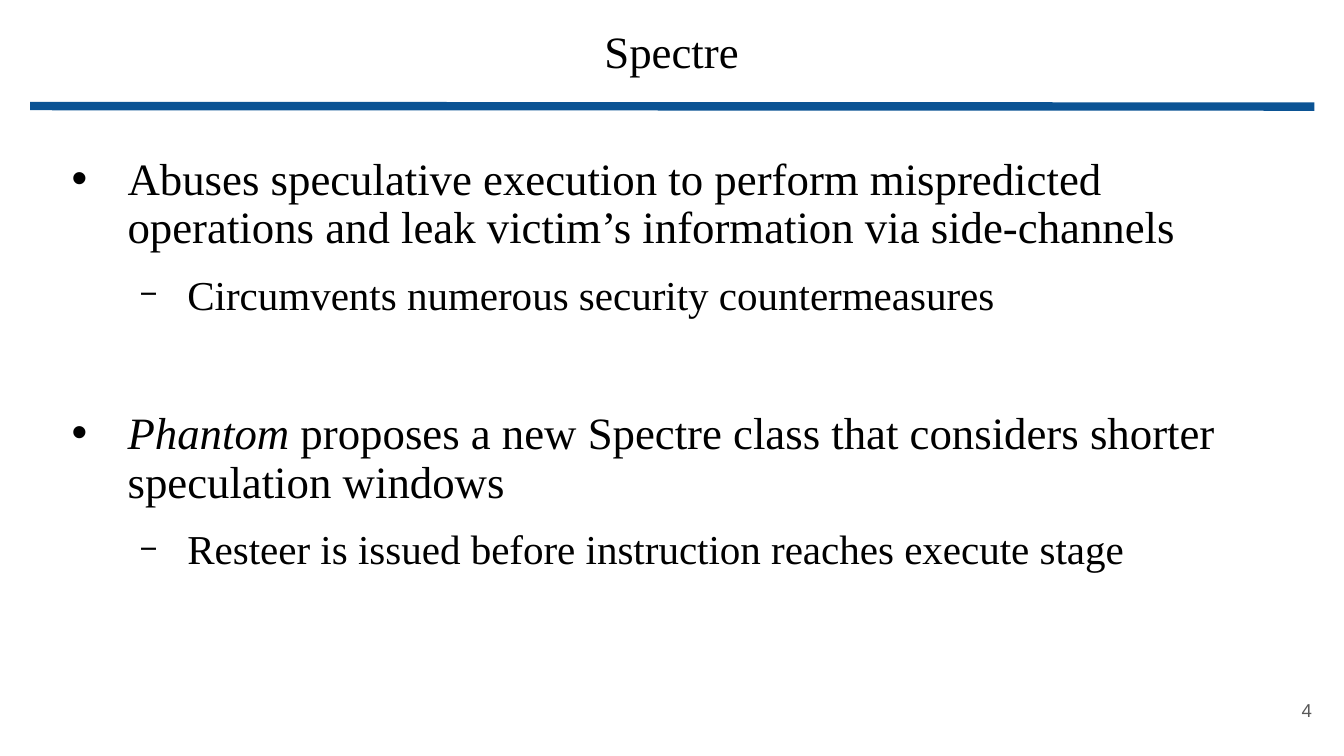
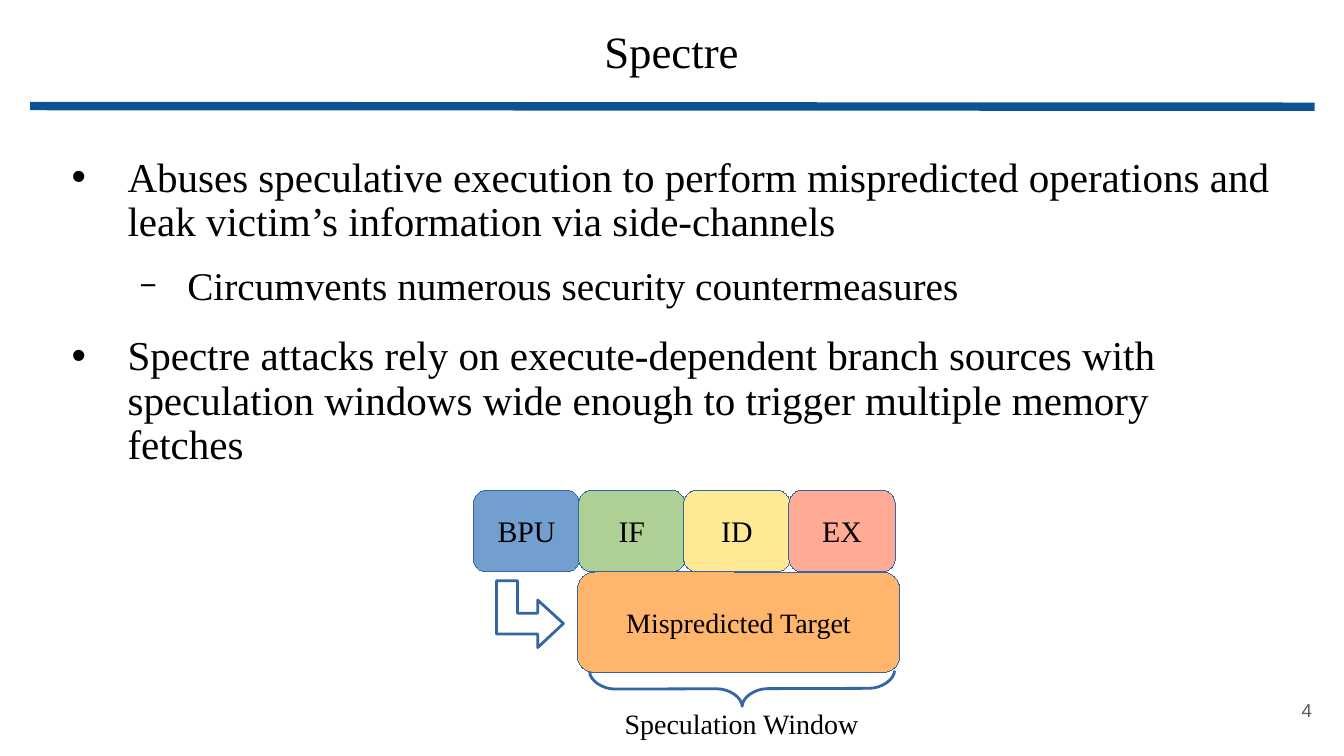
Before and after one commit to wbuz24/grad-research, a slide deck: slide 4 of presentations/Phantom.pptx. Drawn at 1344x756 pixels with LibreOffice and Linux fonts; fonts in the diff are those of the drawing. Boxes give left, top, right and bottom in pixels: in the first picture for what was removed or moved away, otherwise in the second. Text is boxed around its words. In the diff, an @@ line names an element or a change of style, - is before the commit and + after.

Commit message:
Phantom save

```diff
--- a/presentations/Phantom.pptx
+++ b/presentations/Phantom.pptx
@@ text at <box>128,163,1269,308</box>: size 24 to 22 pt in "Abuses speculative execution to perform mispredicted operati ..."; size 22 to 21 pt in "Circumvents numerous security countermeasures" @@
@@ text at <box>128,341,1155,460</box>: text changed; size 24 to 22 pt @@
-• Phantom proposes a new Spectre class that considers shorter speculation windows
-  − Resteer is issued before instruction reaches execute stage
+• Spectre attacks rely on execute-dependent branch sources with speculation windows wide enough to trigger multiple memory fetches
@@ rounded rectangle added at <box>473,491,579,573</box>, fill #729FCF, outline #3465A4 0 pt, 16 pt, text #000000 @@
+BPU
@@ rounded rectangle added at <box>578,491,684,573</box>, fill #AFD095, outline #3465A4 0 pt, 16 pt, text #000000 @@
+IF
@@ rounded rectangle added at <box>684,491,790,573</box>, fill #FFE994, outline #3465A4 0 pt, 16 pt, text #000000 @@
+ID
@@ rounded rectangle added at <box>789,491,895,573</box>, fill #FFAA95, outline #3465A4 0 pt, 16 pt, text #000000 @@
+EX
@@ freeform shape added at <box>496,581,563,648</box>, fill #FFFFFF, outline #3465A4 1.5 pt @@
@@ rounded rectangle added at <box>578,573,900,673</box>, fill #FFB66C, outline #3465A4 0 pt, 15 pt, text #000000 @@
+Mispredicted Target
@@ freeform shape added at <box>589,671,894,707</box>, outline #3465A4 1.5 pt @@
@@ text added at <box>625,714,858,740</box>, 15 pt, text #000000 @@
+Speculation Window
```
Also in this commit, not shown: 12 other slides changed, 1 slide added, 1 slide removed.
